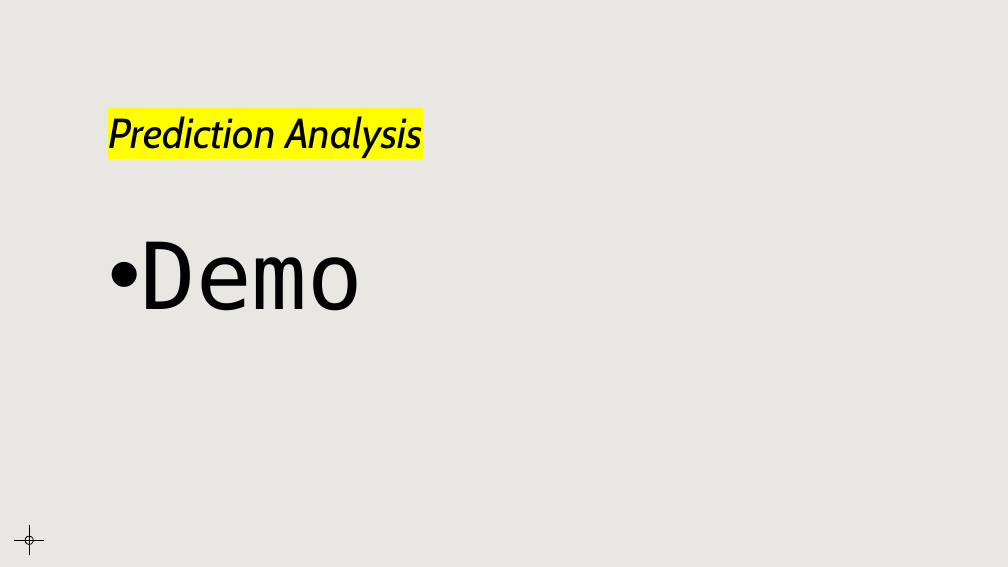
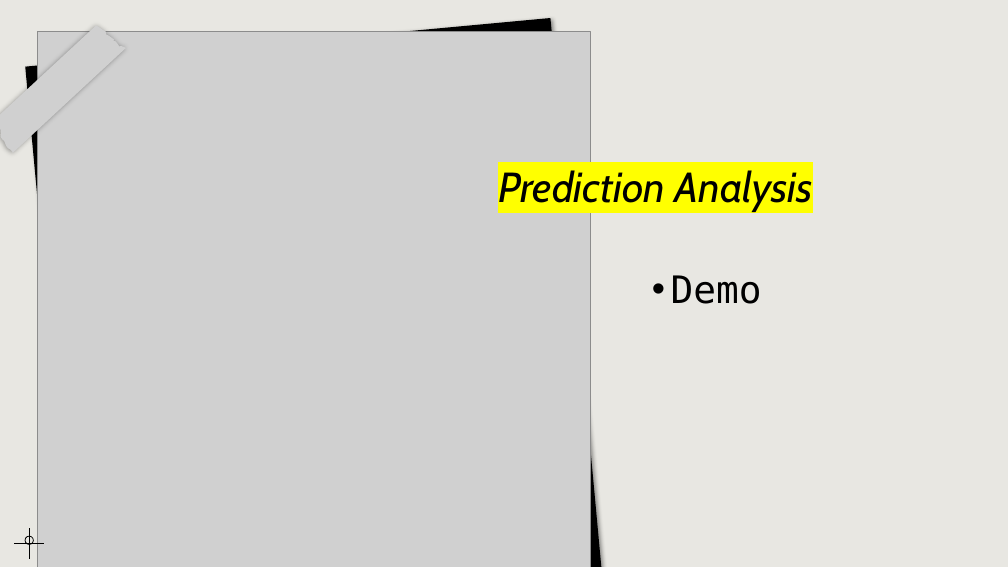
Before and after one commit to ashante112/final_project, a slide deck: slide 10 of Presentation.pptx. Drawn at 1008x567 pixels with LibreOffice and Linux fonts; fonts in the diff are those of the drawing; grey boxes stand for pictures. Boxes give left, top, right and bottom in pixels: in the first picture for what was removed or moved away, otherwise in the second. Text is boxed around its words. In the diff, an @@ line names an element or a change of style, - is before the commit and + after.

```diff
--- a/Presentation.pptx
+++ b/Presentation.pptx
@@ picture added at [0,21,126,153] @@
@@ freeform shape added at [25,18,601,567], fill #000000 @@
@@ picture added at [38,31,590,567] @@
@@ picture added at [38,31,590,567] @@
@@ title "Prediction Analysis": place and size @@
-title "Prediction Analysis" at [108,116,423,158]
+title "Prediction Analysis" at [498,170,813,212]
@@ text "Demo": place and size @@
-text "Demo" at [141,241,363,311]
+text "Demo" at [671,275,762,304]
@@ text "Demo" at [671,275,762,304]: size 88 to 36 pt @@
@@ ellipse removed at [25,536,33,544] @@
@@ ellipse added at [25,536,33,544], outline #000000 0.75 pt @@
@@ line removed from (29, 555) to (29, 526) @@
@@ line added from (29, 559) to (29, 529), #000000 0.75 pt @@
@@ line removed from (14, 541) to (44, 541) @@
@@ line added from (14, 544) to (44, 544), #000000 0.75 pt @@
```
Also in this commit, not shown: 6 other slides changed, 1 slide added, 1 slide removed, 6 other files.
